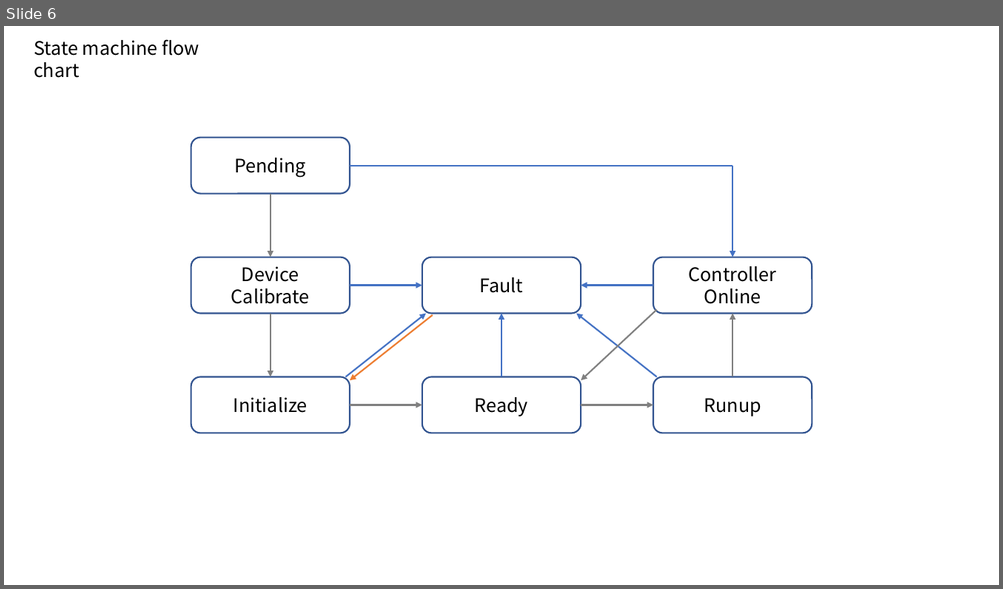
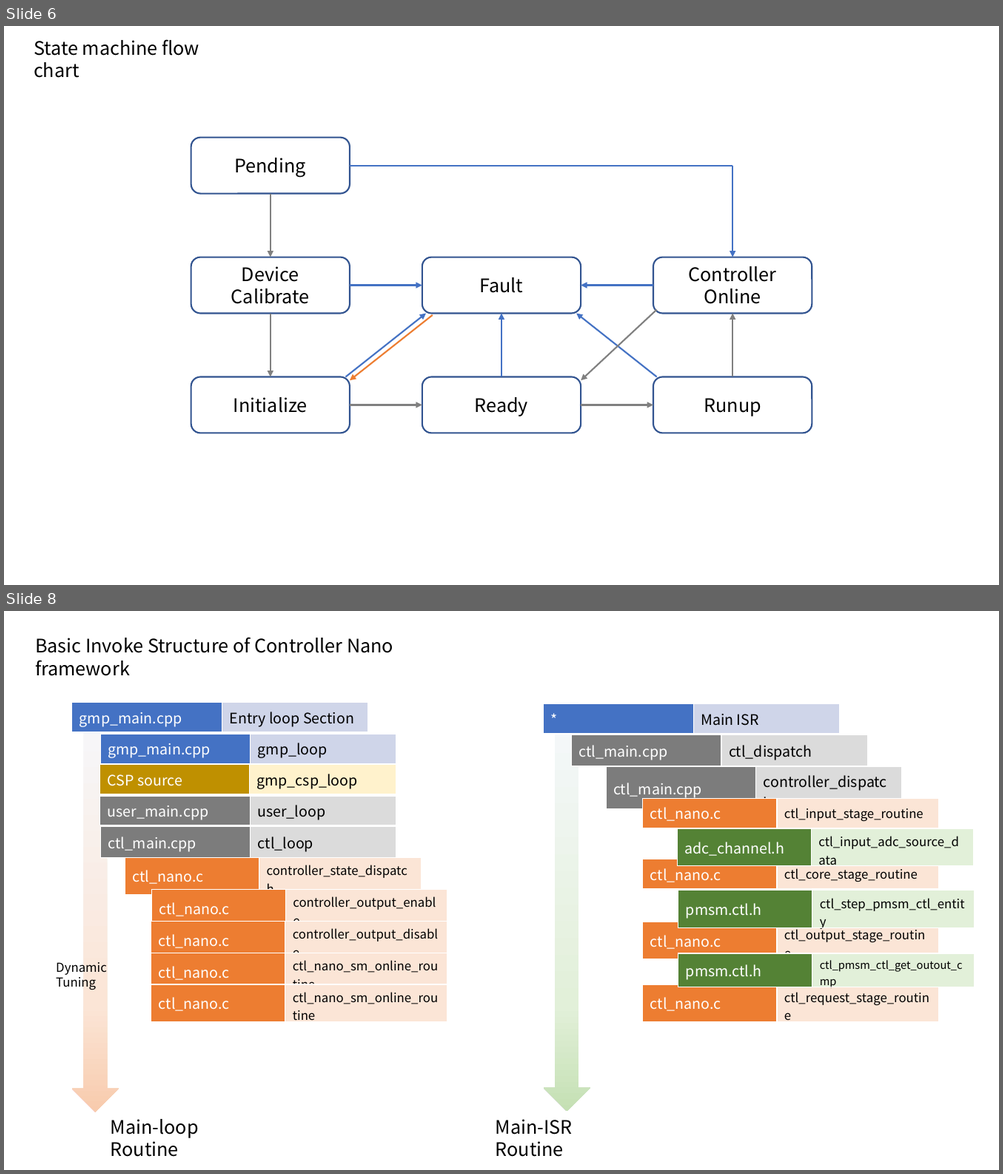
Before and after one commit to sjw1109/gmp_pro, a slide deck: img/source picture of GMP core.pptx. Shown one above the other, each under a label of ours: slide 6 before the commit, slides 6 and 8 after it; the slides between them are not shown. The pictures are 1003x589 and 1003x1174 pixels, drawn with LibreOffice and Linux fonts; fonts in the diff are those of the drawing. Boxes give left, top, right and bottom in pixels: in the first picture for what was removed or moved away, otherwise in the second. Text is boxed around its words. In the diff, an @@ line names an element or a change of style, - is before the commit and + after.

Commit message:
upgrade framework

```diff
--- a/img/source picture of GMP core.pptx
+++ b/img/source picture of GMP core.pptx
@@ slide 8 added at (4, 611, 999, 1170), background #FFFFFF @@
@@ text added at (35, 637, 393, 676), 18 pt, text #000000 @@
+Basic Invoke Structure of Controller Nano framework
@@ down arrow added at (72, 703, 119, 1113), fill gradient #F6F8FC to #FBE5D6 to #F8CBAD @@
@@ table added at (72, 703, 368, 732), 1 rows, 2 columns @@
+gmp_main.cpp | Entry loop Section
@@ down arrow added at (543, 703, 590, 1112), fill gradient #F6F8FC to #E2F0D9 to #C5E0B4 @@
@@ table added at (543, 704, 839, 734), 1 rows, 2 columns @@
+* | Main ISR
@@ table added at (100, 734, 396, 764), 1 rows, 2 columns @@
+gmp_main.cpp | gmp_loop
@@ table added at (571, 735, 868, 766), 1 rows, 2 columns @@
+ctl_main.cpp | ctl_dispatch
@@ table added at (100, 765, 396, 795), 1 rows, 2 columns @@
+CSP source | gmp_csp_loop
@@ table added at (606, 767, 902, 801), 1 rows, 2 columns @@
+ctl_main.cpp | controller_dispatch
@@ table added at (100, 796, 396, 825), 1 rows, 2 columns @@
+user_main.cpp | user_loop
@@ table added at (643, 798, 939, 828), 1 rows, 2 columns @@
+ctl_nano.c | ctl_input_stage_routine
@@ table added at (100, 826, 396, 858), 1 rows, 2 columns @@
+ctl_main.cpp | ctl_loop
@@ table added at (677, 829, 973, 859), 1 rows, 2 columns @@
+adc_channel.h | ctl_input_adc_source_data
@@ table added at (125, 857, 421, 887), 1 rows, 2 columns @@
+ctl_nano.c | controller_state_dispatch
@@ table added at (643, 860, 939, 889), 1 rows, 2 columns @@
+ctl_nano.c | ctl_core_stage_routine
@@ table added at (152, 889, 448, 920), 1 rows, 2 columns @@
+ctl_nano.c | controller_output_enable
@@ table added at (678, 891, 975, 983), 1 rows, 2 columns @@
+pmsm.ctl.h | ctl_step_pmsm_ctl_entity
@@ table added at (151, 921, 447, 951), 1 rows, 2 columns @@
+ctl_nano.c | controller_output_disable
@@ table added at (643, 922, 939, 1014), 1 rows, 2 columns @@
+ctl_nano.c | ctl_output_stage_routine
@@ text added at (56, 963, 107, 991), 12 pt, text #000000 @@
+Dynamic Tuning
@@ table added at (151, 954, 447, 1014), 1 rows, 2 columns @@
+ctl_nano.c | ctl_nano_sm_online_routine
@@ table added at (678, 954, 975, 1009), 1 rows, 2 columns @@
+pmsm.ctl.h | ctl_pmsm_ctl_get_outout_cmp
@@ table added at (151, 985, 447, 1014), 1 rows, 2 columns @@
+ctl_nano.c | ctl_nano_sm_online_routine
@@ table added at (643, 985, 939, 1014), 1 rows, 2 columns @@
+ctl_nano.c | ctl_request_stage_routine
@@ text added at (111, 1119, 199, 1157), 18 pt, text #000000 @@
+Main-loop Routine
@@ text added at (495, 1119, 572, 1157), 18 pt, text #000000 @@
+Main-ISR Routine
```
Also in this commit, not shown: 2 other slides added, 15 other files.
